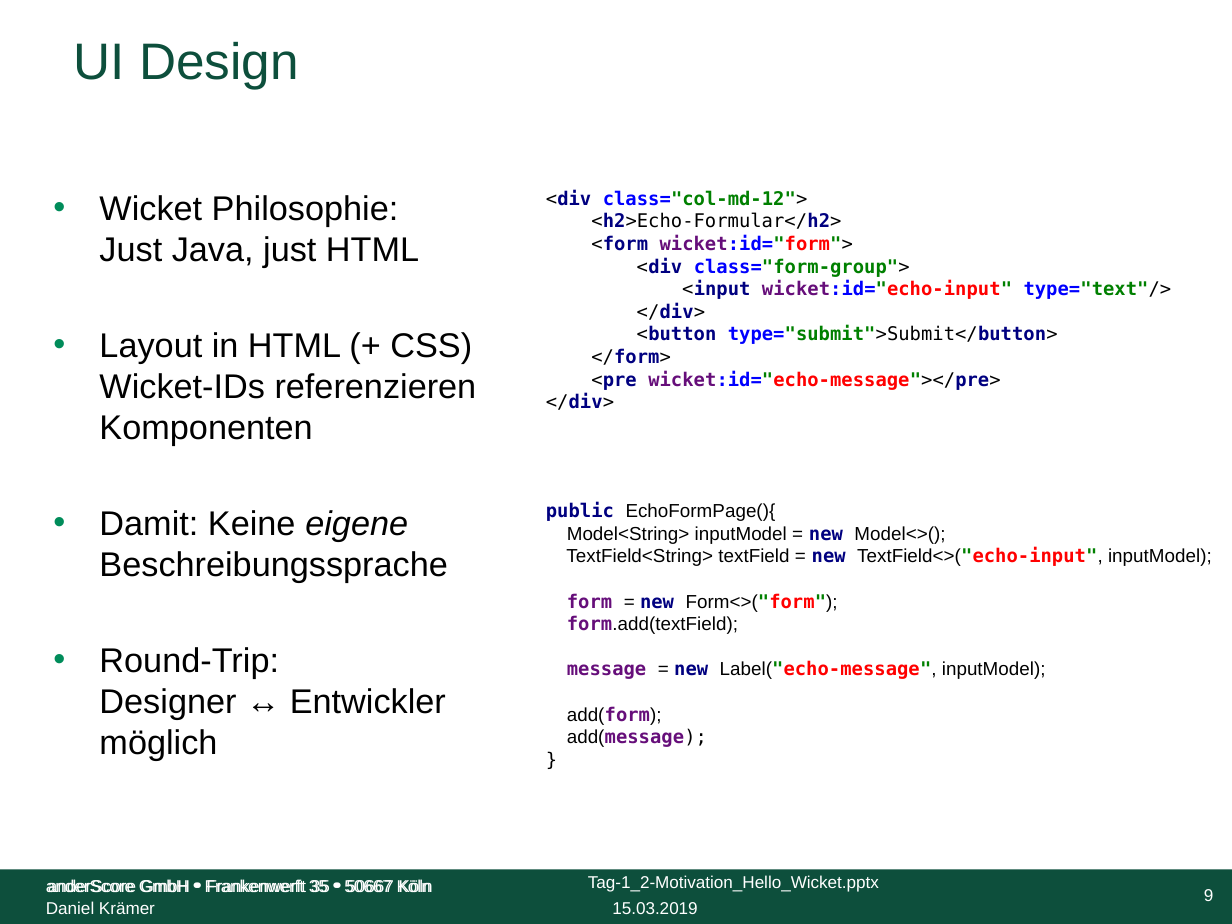
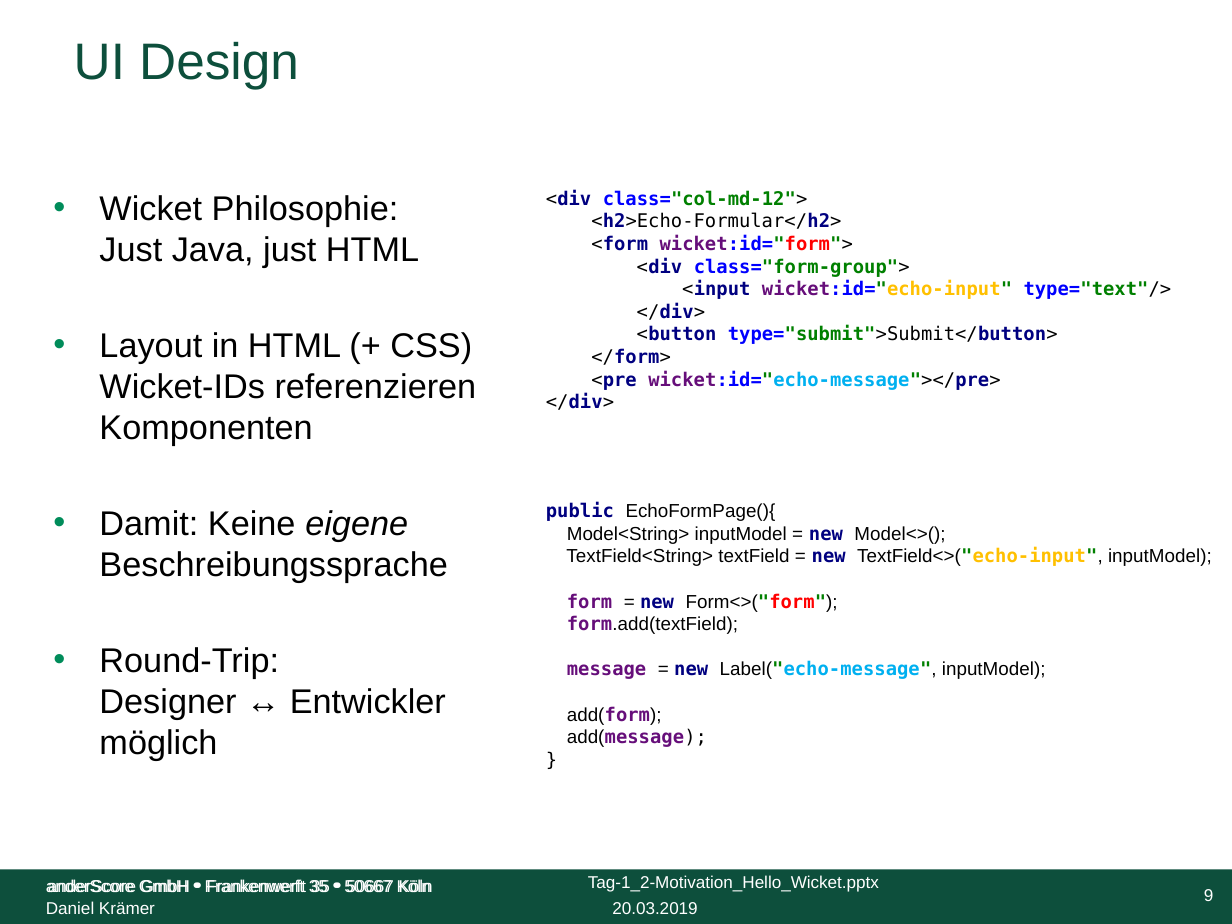
Before and after one commit to anderscore-gmbh/wicket-training, a slide deck: slide 9 of slides/Tag-1_2-Motivation_Hello_Wicket.pptx. Drawn at 1232x924 pixels with LibreOffice and Linux fonts; fonts in the diff are those of the drawing; background and template pictures are left out. Boxes give left, top, right and bottom in pixels: in the first picture for what was removed or moved away, otherwise in the second. Text is boxed around its words. In the diff, an @@ line names an element or a change of style, - is before the commit and + after.

```diff
--- a/slides/Tag-1_2-Motivation_Hello_Wicket.pptx
+++ b/slides/Tag-1_2-Motivation_Hello_Wicket.pptx
@@ text "<div class="col-md-12"> <h2>Echo-Formular</h2> <form wicket: ..." at bbox=[546, 190, 1212, 747]: text colour #FF0000 to #FFC000 in "wicket:id="echo-input"", "TextField<>("echo-input","; text colour #FF0000 to #00B0F0 in "wicket:id="echo-message"></pre>", "Label("echo-message"," @@
@@ text at bbox=[612, 902, 697, 914]: text changed @@
-15.03.2019
+20.03.2019
```
Also in this commit, not shown: 24 other slides changed, 6 other files.
